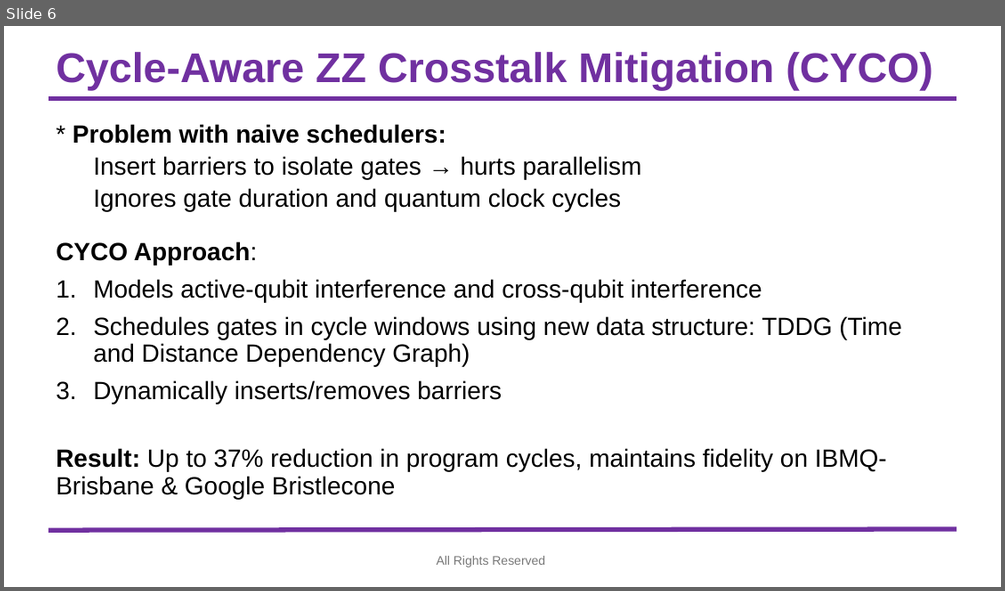
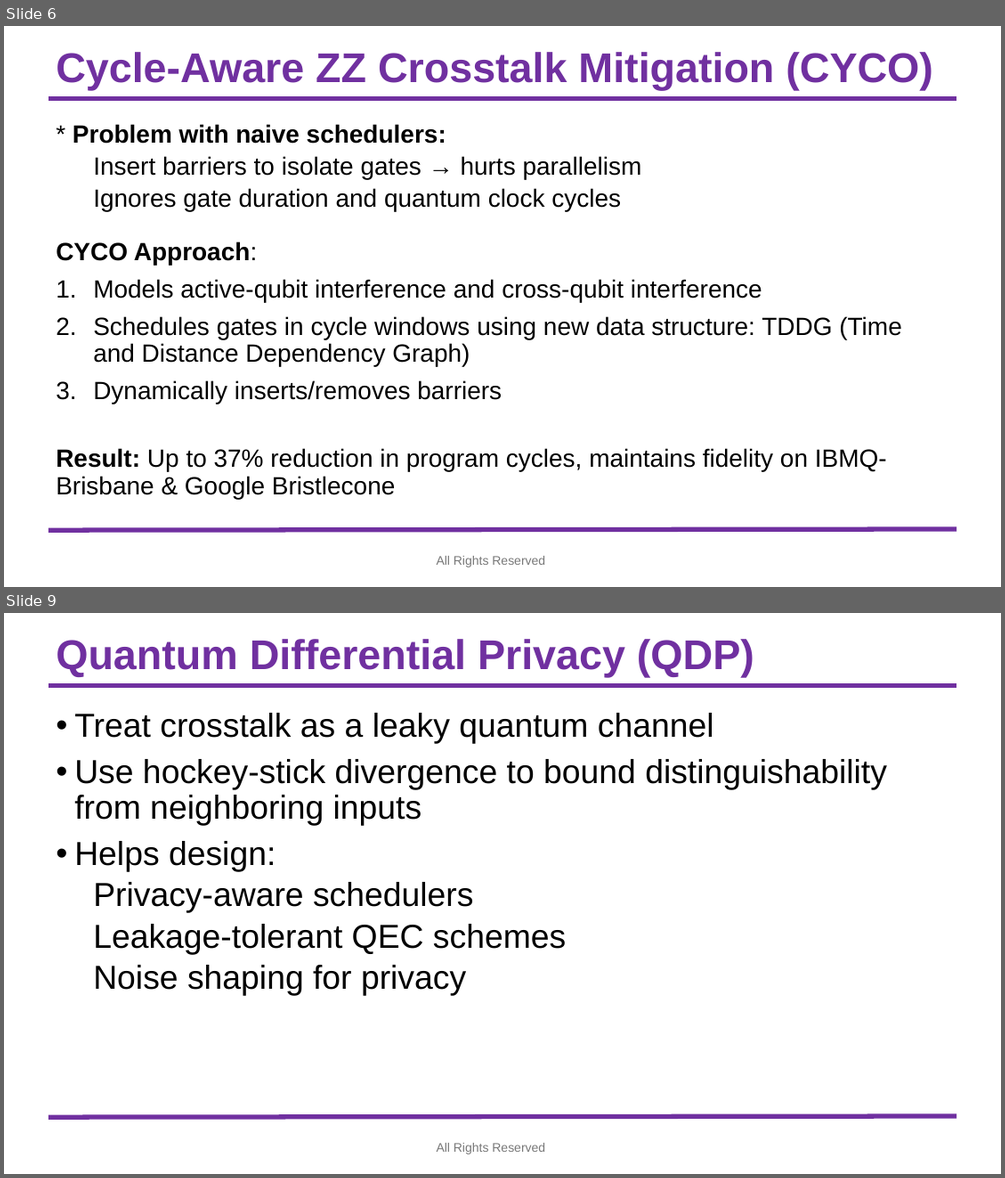
Before and after one commit to syedshubha/CrosstalkMTC, a slide deck: Crosstalk.pptx. Shown one above the other, each under a label of ours: slide 6 before the commit, slides 6 and 9 after it; the slides between them are not shown. The pictures are 1005x591 and 1005x1178 pixels, drawn with LibreOffice and Linux fonts; fonts in the diff are those of the drawing; background and template pictures are left out. Boxes give left, top, right and bottom in pixels: in the first picture for what was removed or moved away, otherwise in the second. Text is boxed around its words. In the diff, an @@ line names an element or a change of style, - is before the commit and + after.

```diff
--- a/Crosstalk.pptx
+++ b/Crosstalk.pptx
@@ slide 9 added at [4, 613, 1001, 1174], background #FFFFFF; not listed: 2 template elements that a slide beside it also shows @@
@@ title added at [56, 639, 754, 677], 40 pt, text #7030A0, bold @@
+Quantum Differential Privacy (QDP)
@@ text added at [74, 713, 887, 996], 32 pt, text #000000 @@
+• Treat crosstalk as a leaky quantum channel
+• Use hockey-stick divergence to bound distinguishability from neighboring inputs
+• Helps design:
+  Privacy-aware schedulers
+  Leakage-tolerant QEC schemes
+  Noise shaping for privacy
@@ text added at [437, 1143, 545, 1154], 12 pt, text #797979 @@
+All Rights Reserved
```
Also in this commit, not shown: 4 other slides added.
